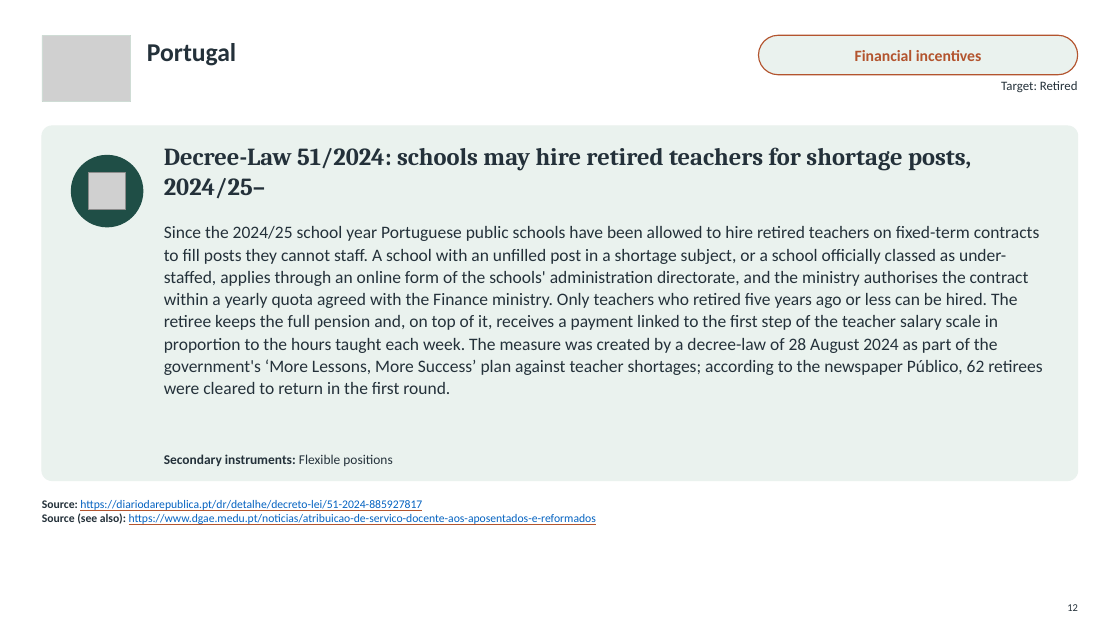
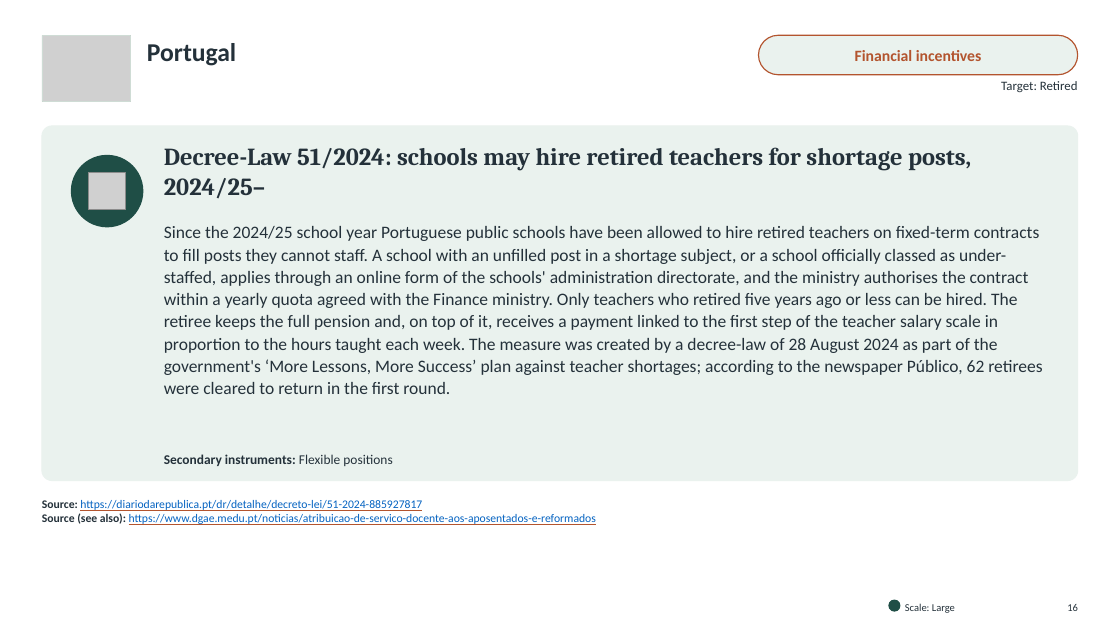
Before and after one commit to jedr1-ship-it/Alternative-Pathways----Quant, a slide deck: slide 16 of policies/Re-attracting_Former_Teachers.pptx (slide 12 before the commit). Drawn at 1120x630 pixels with LibreOffice and Linux fonts; fonts in the diff are those of the drawing; grey boxes stand for pictures. Boxes give left, top, right and bottom in pixels: in the first picture for what was removed or moved away, otherwise in the second. Text is boxed around its words. In the diff, an @@ line names an element or a change of style, - is before the commit and + after.

```diff
--- a/policies/Re-attracting_Former_Teachers.pptx
+++ b/policies/Re-attracting_Former_Teachers.pptx
@@ ellipse added at (x1=889, y1=600, x2=900, y2=611), fill #1F4E46, outline #1F4E46 1 pt @@
@@ text added at (x1=905, y1=603, x2=955, y2=613), 9 pt, text #24313A @@
+Scale: Large
@@ text at (x1=1067, y1=604, x2=1078, y2=611): text changed @@
-12
+16
```
Also in this commit, not shown: 17 other slides changed, 15 slides added, 1 slide removed, 5 other files.
